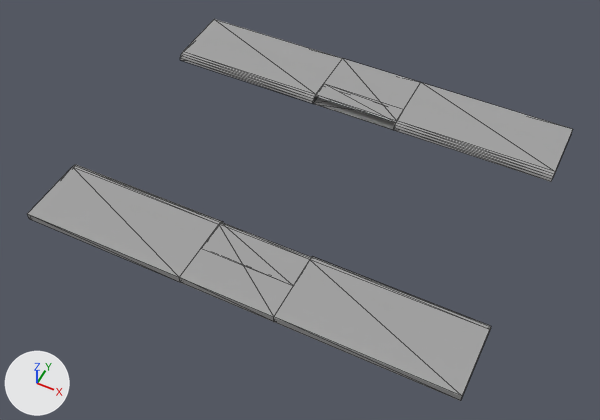
The FBX model JackiesLantern/Assets/GameAssets/Models/Level1Models/SideWalks_Short_Sewer.fbx: old version first, new version second.
Both versions are drawn from a 50 mm camera at (10.2, -21.7, 24.6) aimed at (0.0, -1.3, -0.9). Every picture has the same lights, and +X, +Y and +Z are marked at lower left. Mesh edges are drawn as thin lines. Where no turn or scale is listed for an object, it has been applied to the vertices. Vertices at the same position are counted once.

In view in the first picture: 'SideWalks_Short_Sewer'.
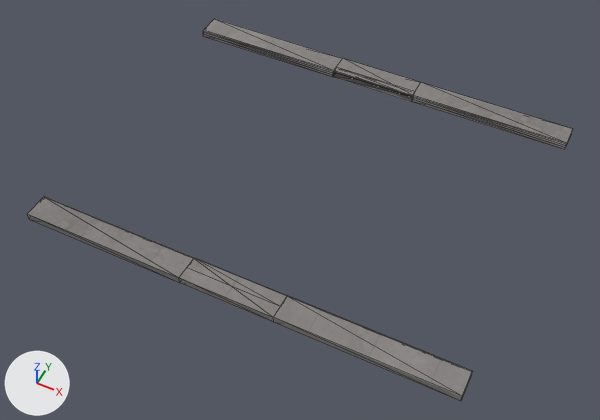
Pixel boxes [x1, y1, x2, y2] of what changed, in the pictures (600 x 420 px; the box of a moved part takes in the faces that stretch with it):
'SideWalks_Short_Sewer', surface changed, reshaped
    before: [28, 19, 573, 401]
    after: [27, 19, 573, 401]
part 1 of me_mesh, moved or reshaped
    before: [180, 19, 573, 182]
    after: [203, 19, 573, 150]
part 2 of me_mesh, moved or reshaped
    before: [28, 165, 491, 399]
    after: [27, 196, 473, 399]

Edits to the bpy script that builds the scene:
```text
Add img_sidewalk_short_sewer_roughness_png:
    img_sidewalk_short_sewer_roughness_png = load_image('SideWalk_Short_Sewer_Roughness.png', 'LVL1 Textures/SideWalk_Short_Sewer/SideWalk_Short_Sewer_Roughness.png', 2048, 2048, 'Non-Color')
Add img_sidewalk_short_sewer_base_color_png:
    img_sidewalk_short_sewer_base_color_png = load_image('SideWalk_Short_Sewer_Base_color.png', 'LVL1 Textures/SideWalk_Short_Sewer/SideWalk_Short_Sewer_Base_color.png', 2048, 2048, 'sRGB')
Change mat_sidewalks_short_sewer:
    where n0 = _N.new('ShaderNodeBsdfPrincipled'); n0.name = 'Principled BSDF'
    remove n0.inputs[0].default_value = (0.365, 0.365, 0.365, 1.0)  # 'Base Color', grey #a3a3a3
    remove n0.inputs[2].default_value = 0.0  # 'Roughness'
    add n2 = _N.new('ShaderNodeTexImage'); n2.name = 'Image Texture'
    add n2.image = img_sidewalk_short_sewer_base_color_png
    add n3 = _N.new('ShaderNodeTexImage'); n3.name = 'Image Texture.001'
    add n3.image = img_sidewalk_short_sewer_roughness_png
    add _L.new(n2.outputs[0], n0.inputs[0])  # 'Color' to 'Base Color'
    add _L.new(n3.outputs[0], n0.inputs[2])  # 'Color' to 'Roughness'
Change me_mesh:
    where me_mesh.from_pydata(...)  # 72 vertices, 136 faces; spans x -8.9..8.9, y -7.2..7.2, z 0.0..0.3
    used by ob_sidewalks_short_sewer; location = (0.0, 0.0, 0.0)
    me_mesh part 1: the loose piece of 36 vertices spanning x -8.9..8.9, y 4.0..7.2, z 0.0..0.3 is scaled about its middle by (1, 0.347, 1), then moved by (0.0, 1.1, 0.0)
    me_mesh part 2: the loose piece of 36 vertices spanning x -8.9..8.9, y -7.2..-4.0, z 0.0..0.3 is scaled about its middle by (1, 0.354, 1), then moved by (0.0, -1.0, 0.0)
```
